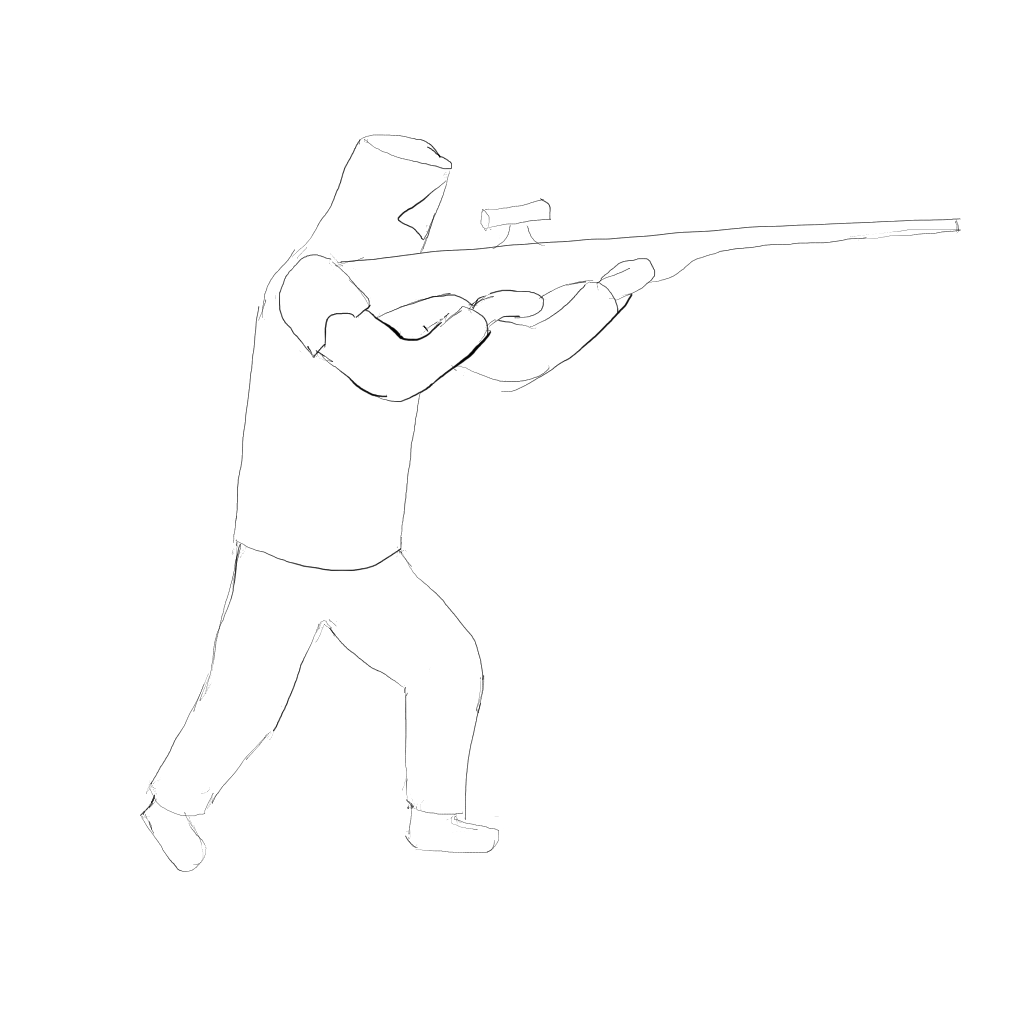
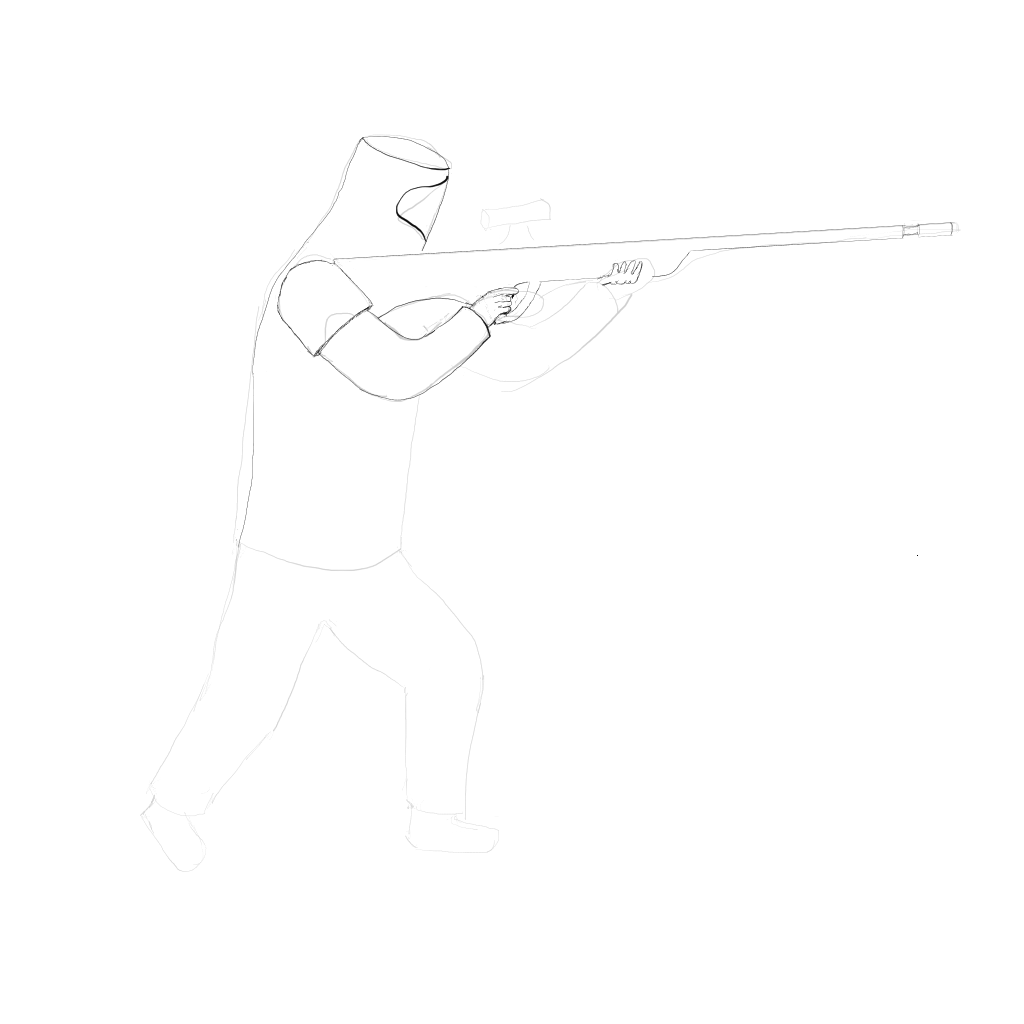
Layer changes from the first 1024×1024 image to the second:
"Paint Layer 2": opacity 0% → 100%, moved it above "Paint Layer 1", painted on it over (140, 134, 961, 872)
"Paint Layer 1": opacity 100% → 20%, painted on it over (140, 134, 961, 872)
